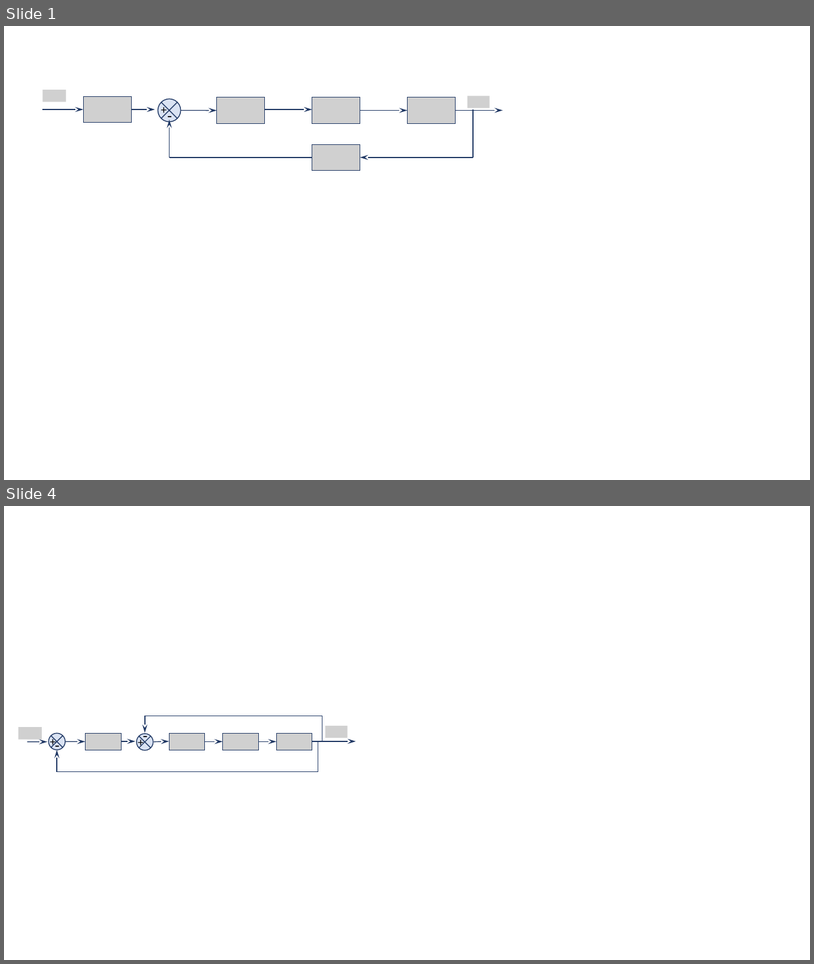
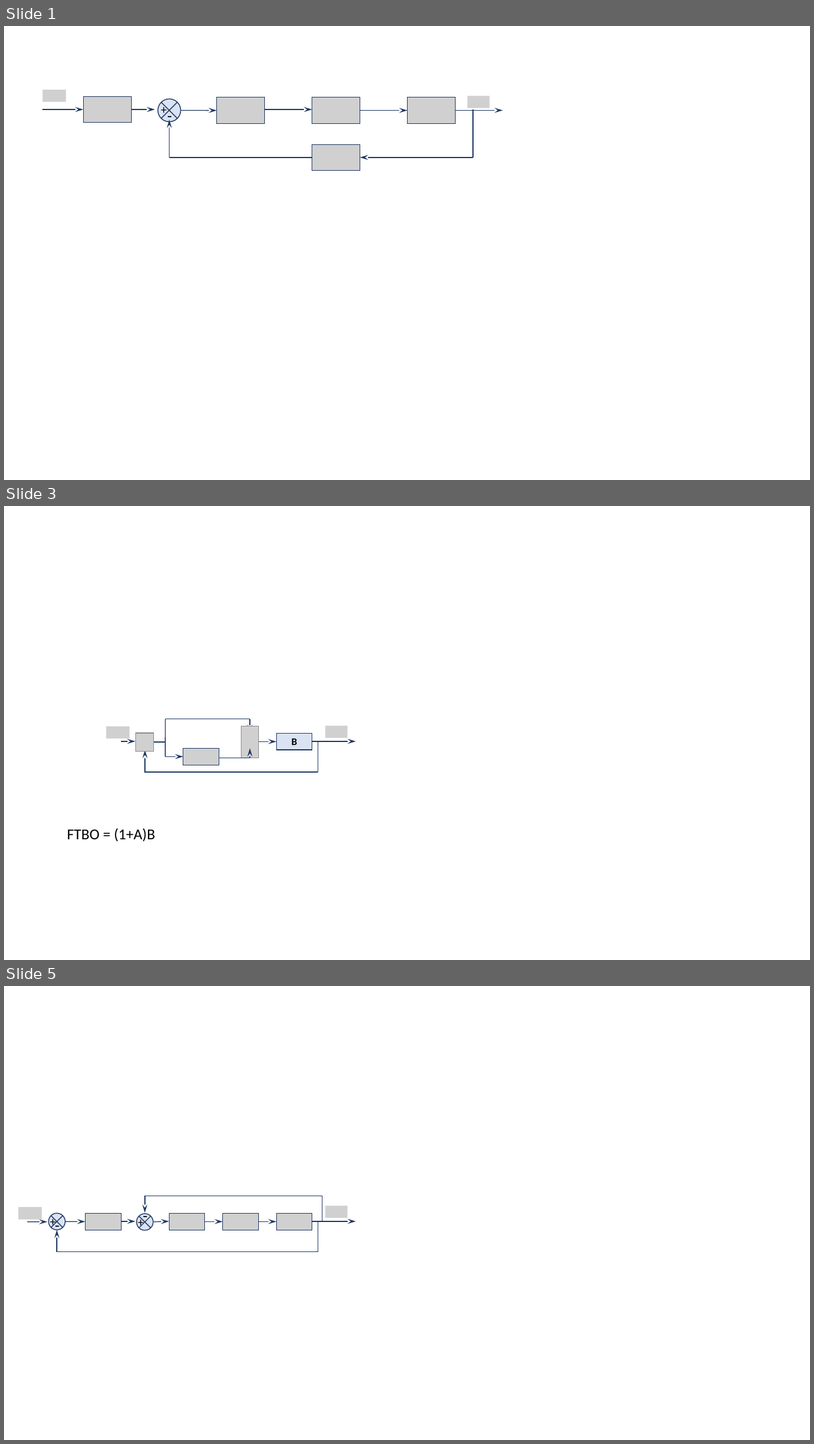
Before and after one commit to xpessoles/Cy_01_PSI_ModelisationLinNonLin, a slide deck: QCM/QCM_04_BO_BF/images/Figures.pptx. Shown one above the other, each under a label of ours: slides 1 and 4 before the commit, slides 1, 3 and 5 after it; the slides between them are not shown. The pictures are 814x964 and 814x1444 pixels, drawn with LibreOffice and Linux fonts; fonts in the diff are those of the drawing; grey boxes stand for pictures. Boxes give left, top, right and bottom in pixels: in the first picture for what was removed or moved away, otherwise in the second. Text is boxed around its words. In the diff, an @@ line names an element or a change of style, - is before the commit and + after.

```diff
--- a/QCM/QCM_04_BO_BF/images/Figures.pptx
+++ b/QCM/QCM_04_BO_BF/images/Figures.pptx
@@ slide 3 added at bbox=[4, 506, 810, 960], background #FFFFFF @@
@@ line added from (165, 719) to (165, 756), #203864 1 pt @@
@@ line added from (165, 719) to (250, 719), #203864 1 pt @@
@@ arrow added from (250, 719) to (250, 733), #203864 1 pt @@
@@ picture added at bbox=[106, 726, 130, 738] @@
@@ picture added at bbox=[135, 733, 153, 751] @@
@@ picture added at bbox=[241, 726, 258, 757] @@
@@ rectangle added at bbox=[277, 733, 312, 750], fill #DAE3F3, outline #203864 1 pt, 12 pt, text #000000, bold @@
+B
@@ picture added at bbox=[325, 726, 348, 738] @@
@@ arrow added from (122, 741) to (135, 741), #203864 1 pt @@
@@ arrow added from (145, 772) to (145, 750), #203864 1 pt @@
@@ line added from (154, 742) to (165, 742), #203864 1 pt @@
@@ arrow added from (165, 756) to (183, 756), #203864 1 pt @@
@@ picture added at bbox=[183, 748, 219, 765] @@
@@ line added from (219, 757) to (250, 757), #203864 1 pt @@
@@ arrow added from (250, 757) to (250, 748), #203864 1 pt @@
@@ arrow added from (258, 741) to (277, 741), #203864 1 pt @@
@@ arrow added from (312, 741) to (356, 741), #203864 1 pt @@
@@ line added from (318, 772) to (318, 741), #203864 1 pt @@
@@ line added from (145, 772) to (318, 772), #203864 1 pt @@
@@ text added at bbox=[67, 828, 155, 841], 18 pt, text #000000 @@
+FTBO = (1+A)B
@@ what was slide 4 is now slide 5 @@
```
Also in this commit, not shown: 5 slides changed, 3 other slides added, 1 slide removed, 8 other files.
